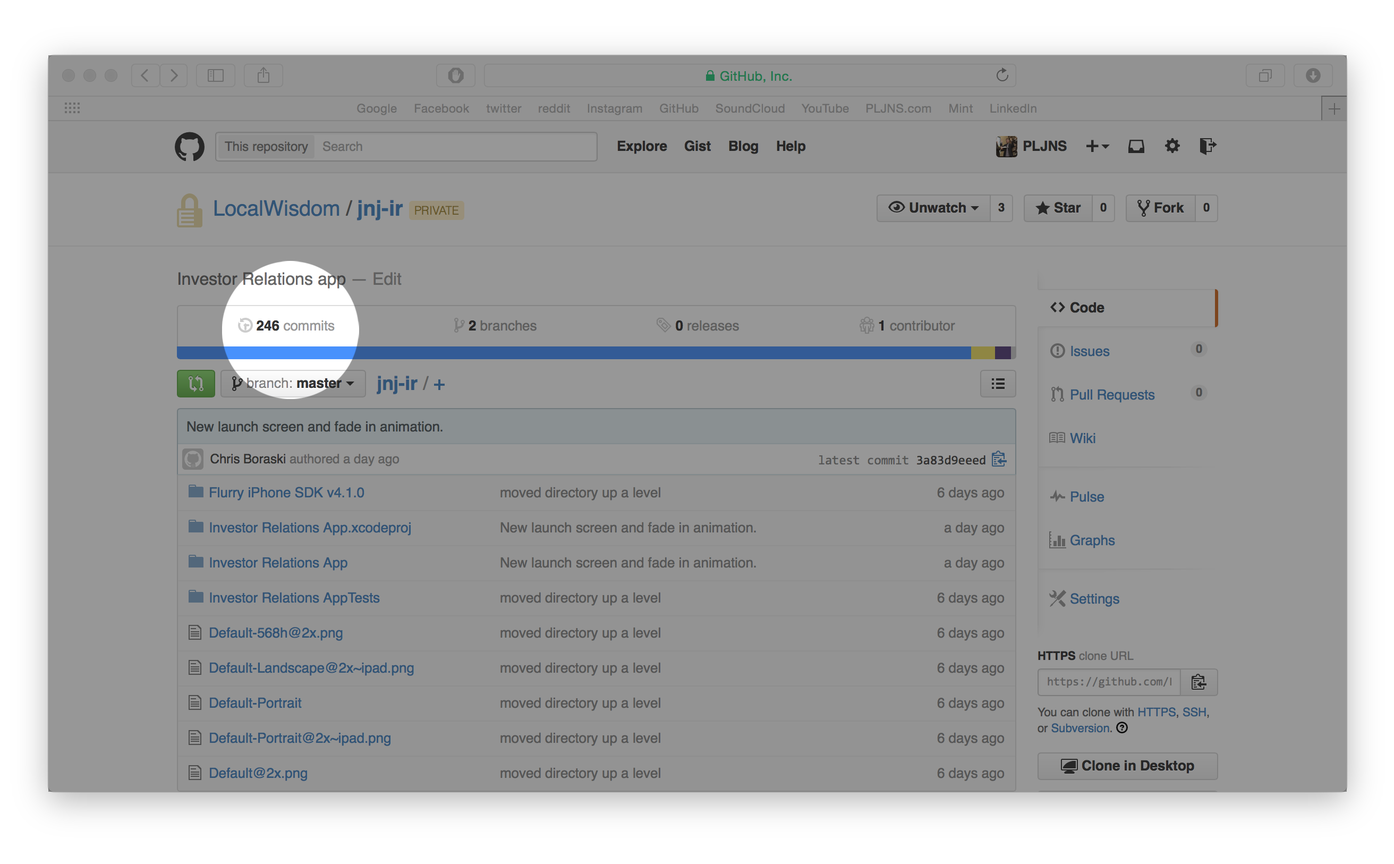
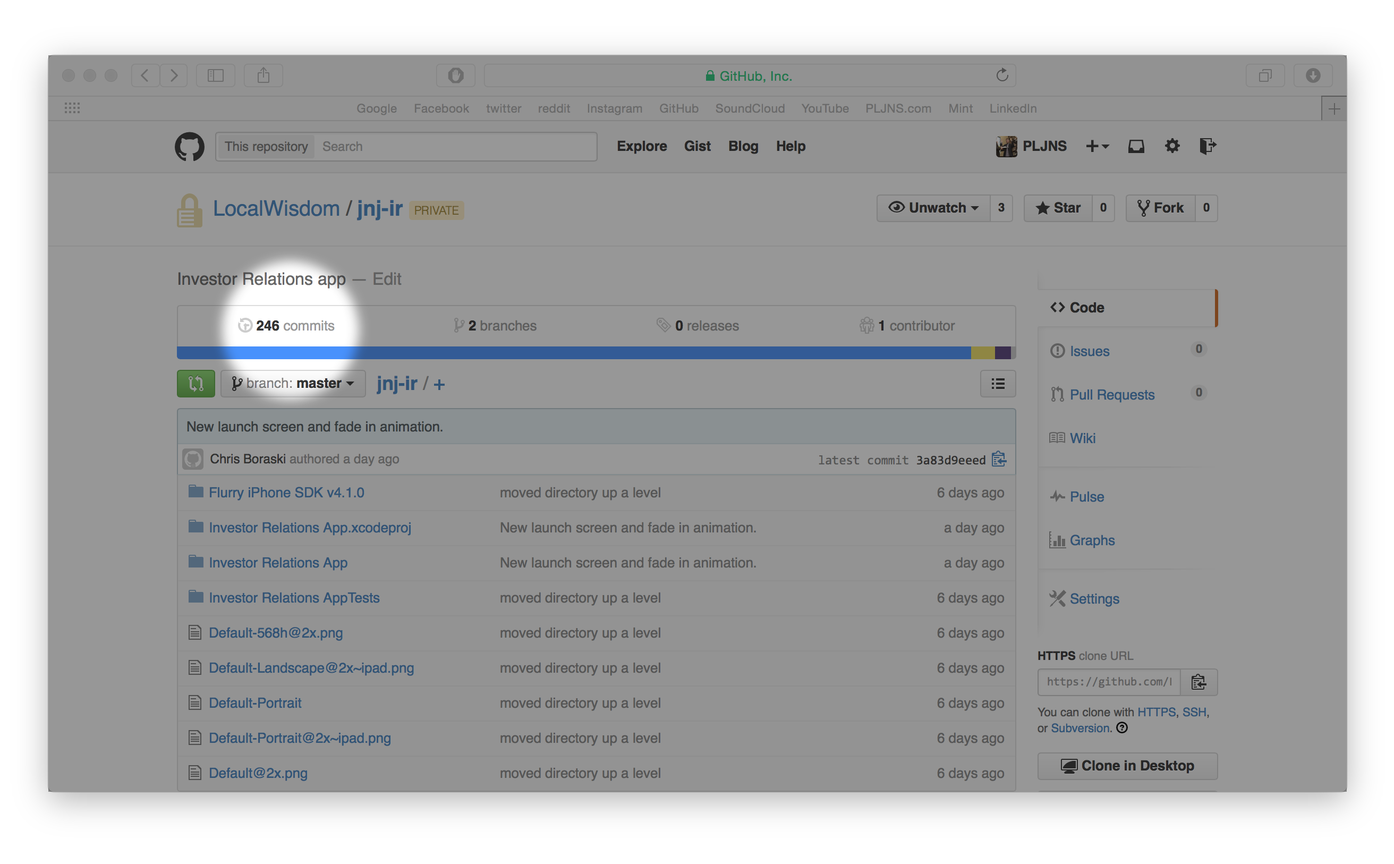
Layers edited between the first and the second 1394×864 image:
pixels changed over [211, 250, 370, 410] (layer not identified)
